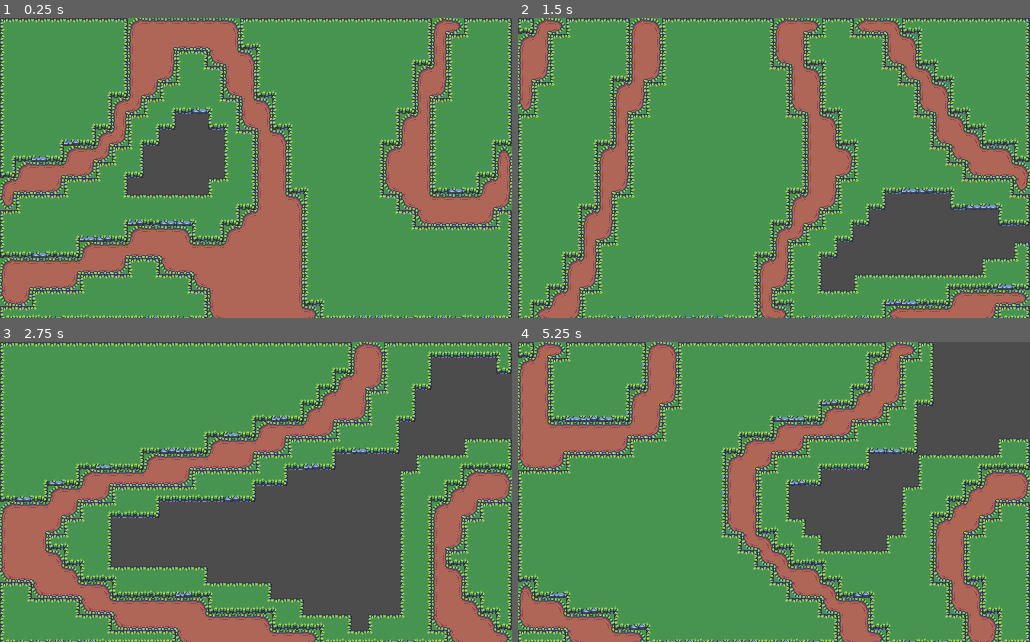
Above: before the commit, frames 1-4 (two rows, left to right).
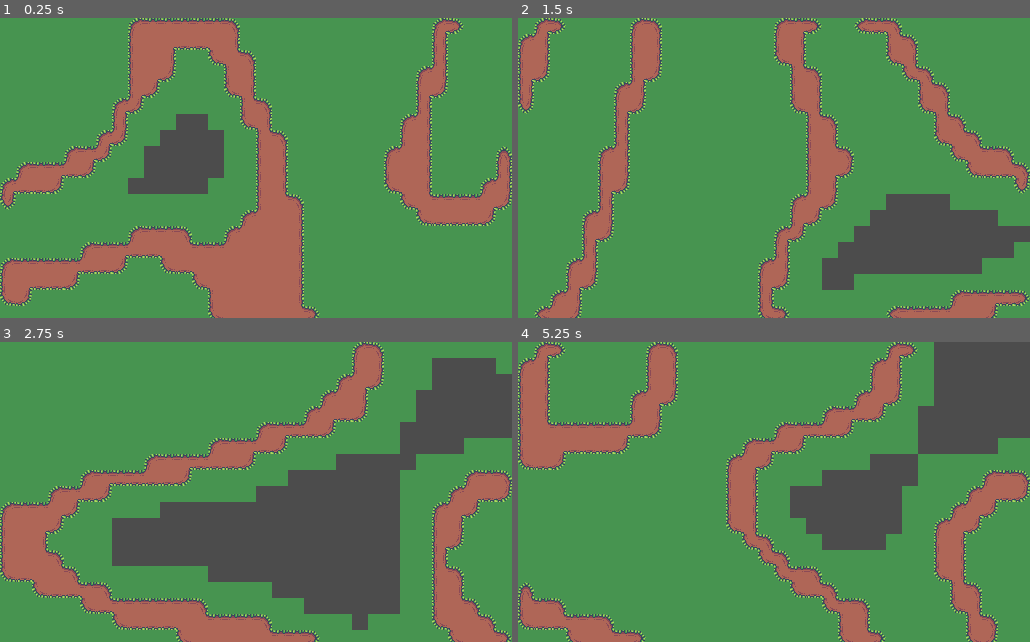
Above: after the commit, the same moments.

Repository: LonecatPawstar/godot-map-generation-simplexnoise
Game: Godot game, scene res://src/WorldGenerator.tscn
Same seed, same stepped clock (60 frames per second), same inputs: the game is played once before the commit and once after it.
Inputs:
- Up to frame 1 (0.25 s): no input
- Up to frame 2 (1.5 s): tap Enter (ui_accept) at 0.5, 0.6, 0.77, 1.07, 1.35 s
- Up to frame 3 (2.75 s): tap Enter (ui_accept) at 1.52, 1.82, 2.1 s
- Up to frame 4 (5.25 s): tap Enter (ui_accept) at 2.75, 2.85, 3.02, 3.32, 3.6, 3.77, 4.07, 4.35, 4.52, 4.82, 5.1 s

The runs differ from the first frame. In frame 1, 9.6% of the frame differs, in the area x 0-100%, y 0-100%; in frame 2, 9.9%; in frame 3, 11%; in frame 4, 9.8%.

Commit message:
Refactored generator to work on one loop and grass fix

Diff:
--- a/src/WorldGenerator.gd
+++ b/src/WorldGenerator.gd
@@ -2,10 +2,10 @@
 
 onready var tileMap: TileMap = $TileMap
 
-var map_size: Vector2 = Vector2(32, 19)
+const map_size: Vector2 = Vector2(32, 19)
 
-var grass_cap: float = 0.5
-var road_caps: Vector2 = Vector2(0.3, 0.05)
+const grass_cap: float = 0.5
+const road_caps: Vector2 = Vector2(0.3, 0.05)
 
 var noise: OpenSimplexNoise
 
@@ -29,25 +29,28 @@
 	noise.octaves = 1.0
 	noise.period = 12
 
-	make_grass_map()
-	make_road_map()
+	make_map()
+	#make_grass_map()
+	#make_road_map()
 	tileMap.update_bitmask_region(Vector2(0, 0), Vector2(map_size.x, map_size.y))
 
 
-
-func make_grass_map():
-	var tileId: int = tileMap.get_tileset().find_tile_by_name("grass")
+############
+# GENERATORS
+############
+func make_map():
+	var tileSet: TileSet = tileMap.get_tileset()
+	var tileIdGrassSolo: int = tileSet.find_tile_by_name("grass-solo")
+	var tileIdRoad: int = tileSet.find_tile_by_name("road")
 	for x in map_size.x:
 		for y in map_size.y:
 			var a = noise.get_noise_2d(x, y)
+			var tileTypeSelected: int = -1
+
 			if a < grass_cap:
-				tileMap.set_cell(x, y, tileId)
+				tileTypeSelected = tileIdGrassSolo
 
+			if a < road_caps.x and a > road_caps.y:
+				tileTypeSelected = tileIdRoad
 
-func make_road_map():
-	var tileId: int = tileMap.get_tileset().find_tile_by_name("road")
-	for x in map_size.x:
-		for y in map_size.y:
-			var a = noise.get_noise_2d(x, y)
-			if a < road_caps.x and a > road_caps.y:
-				tileMap.set_cell(x, y, tileId)
+			tileMap.set_cell(x, y, tileTypeSelected)
--- a/src/tileset/tileset.tres
+++ b/src/tileset/tileset.tres
@@ -49,3 +49,17 @@
 1/shape_one_way_margin = 0.0
 1/shapes = [  ]
 1/z_index = 0
+2/name = "grass-solo"
+2/texture = ExtResource( 1 )
+2/tex_offset = Vector2( 0, 0 )
+2/modulate = Color( 1, 1, 1, 1 )
+2/region = Rect2( 0, 0, 16, 16 )
+2/tile_mode = 0
+2/occluder_offset = Vector2( 0, 0 )
+2/navigation_offset = Vector2( 0, 0 )
+2/shape_offset = Vector2( 0, 0 )
+2/shape_transform = Transform2D( 1, 0, 0, 1, 0, 0 )
+2/shape_one_way = false
+2/shape_one_way_margin = 0.0
+2/shapes = [  ]
+2/z_index = 0
